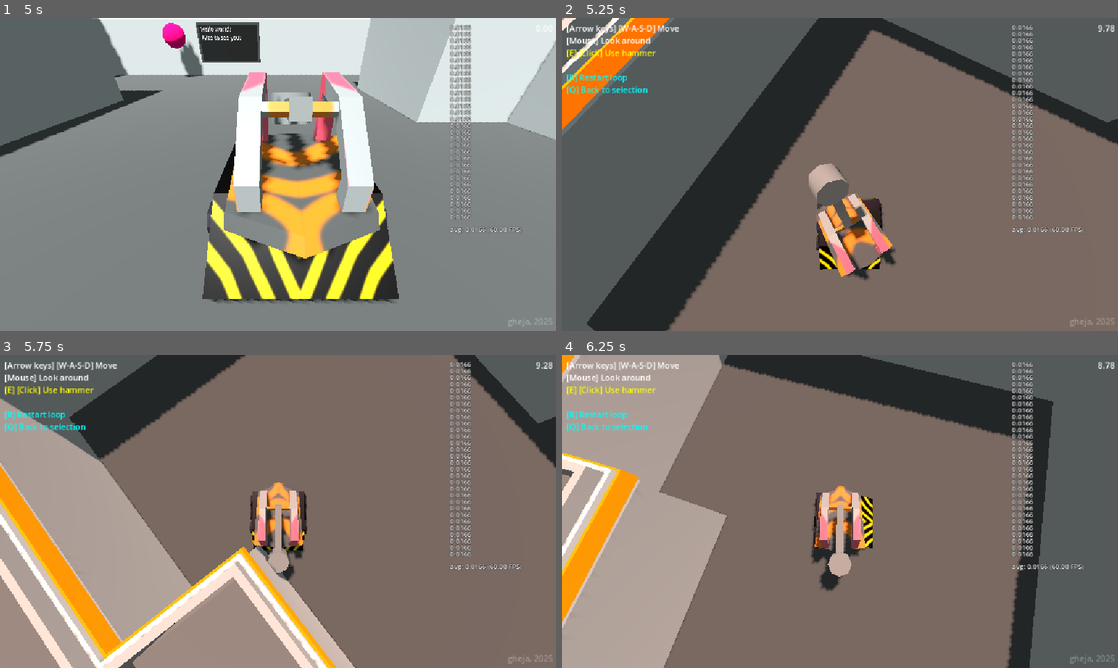
Above: before the commit, frames 1-4 (two rows, left to right).
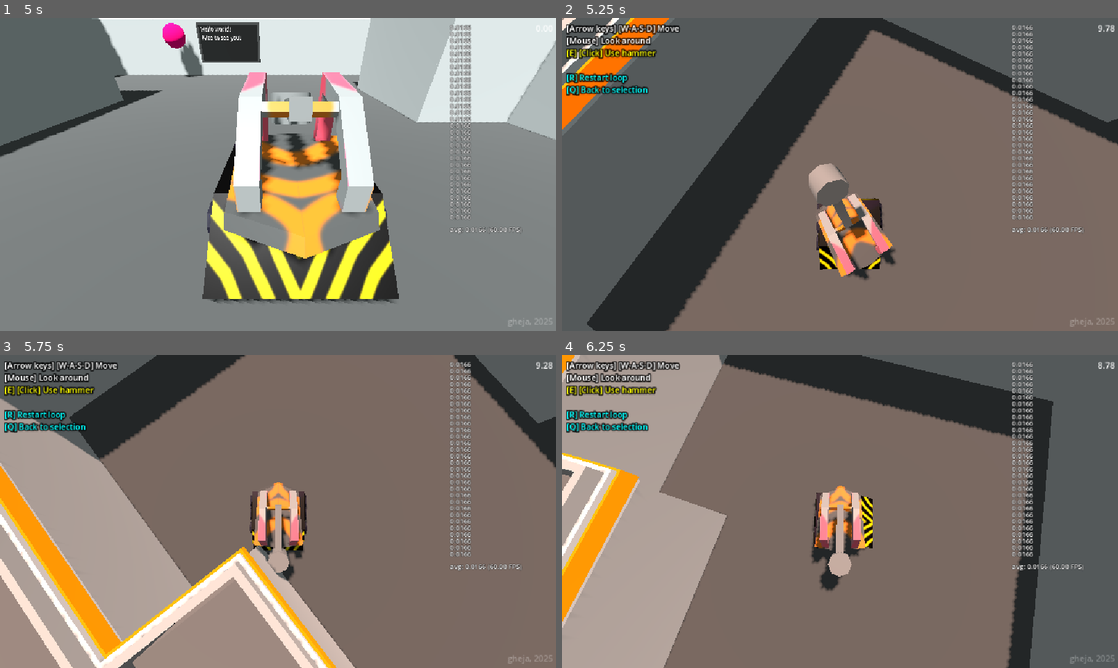
Above: after the commit, the same moments.

Repository: gheja/bot-loop
Game: Godot game, scene res://scenes/main_scene.tscn
Same seed, same stepped clock (60 frames per second), same inputs: the game is played once before the commit and once after it.
Inputs (mouse positions are in pixels of both pictures, inside the frame that each line leads up to):
- Up to frame 1 (5 s): move the mouse to (400, 158) at 0.52 s; hold D (move_right) 0.53-1.28 s; tap E (action_primary) every 0.75 s from 0.6 to 4.35 s; move the mouse to (166, 190) at 1.27 s; hold S (move_down) 1.28-2.03 s; move the mouse to (333, 105) at 2.02 s; hold D (move_right) 2.03-2.78 s; move the mouse to (250, 237) at 2.77 s; hold W (move_up) 2.78-3.53 s; move the mouse to (444, 221) at 3.52 s; hold A (move_left) from 3.53 s (still down); move the mouse to (111, 127) at 4.27 s
- Up to frame 2 (5.25 s): move the mouse to (867, 174) at 5.02 s; release A (move_left) at 5.03 s; hold S (move_down) from 5.03 s (still down); tap E (action_primary) at 5.1 s
- Up to frame 3 (5.75 s): keep holding S (move_down)
- Up to frame 4 (6.25 s): move the mouse to (817, 505) at 5.77 s; release S (move_down) at 5.78 s; hold D (move_right) from 5.78 s (still down); tap E (action_primary) at 5.85 s

Frame 1 is identical in both runs. In frame 2, 1.9% of the frame differs, in the area x 0-22%, y 2-25%; in frame 3, 1.7%; in frame 4, 2.0%.

Commit message:
Updated controls hint display

Diff:
--- a/src/scenes/main_interface.tscn
+++ b/src/scenes/main_interface.tscn
@@ -73,6 +73,8 @@
 offset_right = 1011.0
 offset_bottom = 232.0
 mouse_filter = 2
+theme_override_colors/font_outline_color = Color(0, 0, 0, 0.784314)
+theme_override_constants/outline_size = 10
 bbcode_enabled = true
 text = "[Arrow keys] [W-A-S-D] Move
 [Mouse] Look around
